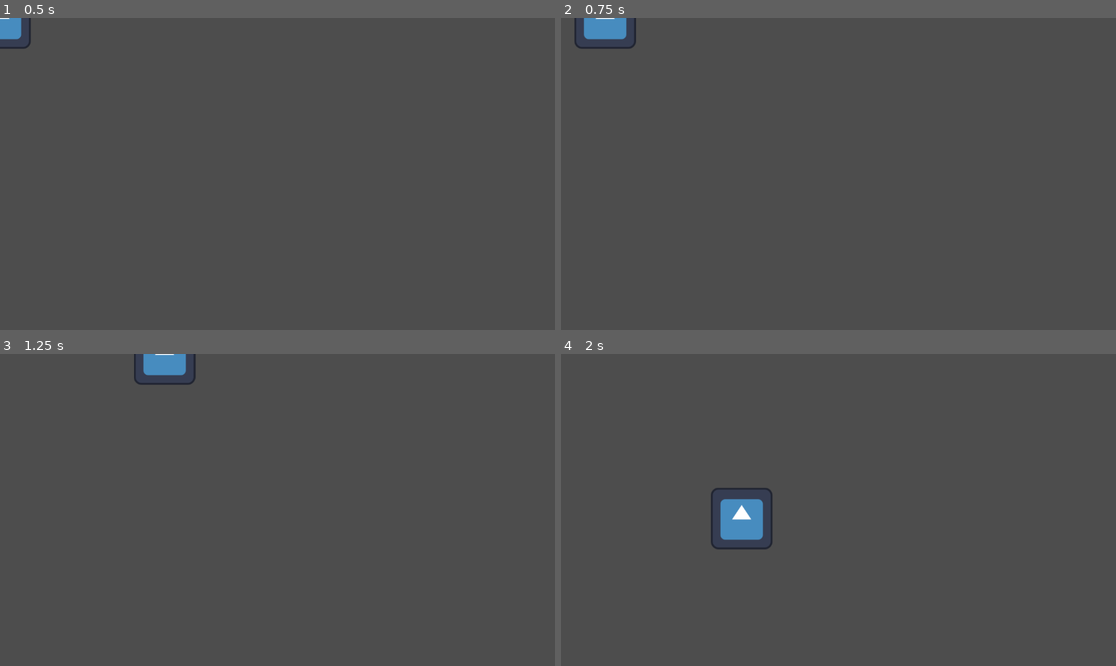
Above: before the commit, frames 1-4 (two rows, left to right).
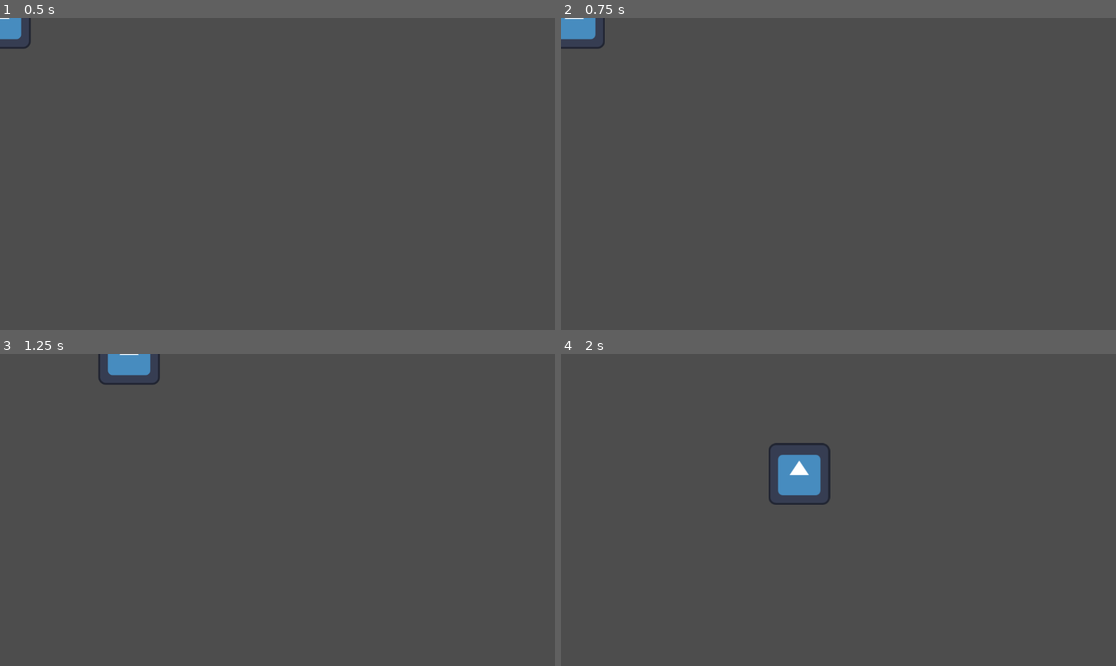
Above: after the commit, the same moments.

Repository: jible/PlayingWithTime
Game: Godot game, scene res://Player.tscn
Same seed, same stepped clock (60 frames per second), same inputs: the game is played once before the commit and once after it. The project has no main scene, so this scene is started directly. The engine's default icon, where the game draws it, is replaced by a stand-in: a white triangle on a blue panel in a dark square.
Inputs:
- Up to frame 1 (0.5 s): no input
- Up to frame 2 (0.75 s): tap Enter at 0.5 s; hold D (right) from 0.53 s (still down)
- Up to frame 3 (1.25 s): keep holding D (right)
- Up to frame 4 (2 s): release D (right) at 1.28 s; hold S (down) from 1.28 s (still down)

Frame 1 is identical in both runs. In frame 2, 0.8% of the frame differs, in the area x 0-14%, y 0-10%; in frame 3, 1.1%; in frame 4, 2.6%, in the area x 27-49%, y 28-63%.

Commit message:
Set up base player state machine

Diff:
--- a/Player.gd
+++ /dev/null
@@ -1,6 +0,0 @@
-extends CharacterBody2D
-
-
-
-func _physics_process(delta):
-	move_and_slide()
--- a/Player.tscn
+++ b/Player.tscn
@@ -1,8 +1,11 @@
-[gd_scene load_steps=6 format=3 uid="uid://be2yum5ej6cw"]
+[gd_scene load_steps=9 format=3 uid="uid://be2yum5ej6cw"]
 
-[ext_resource type="Script" path="res://Player.gd" id="1_s7u6s"]
+[ext_resource type="Script" path="res://Scripts/Player.gd" id="1_s7u6s"]
 [ext_resource type="Texture2D" uid="uid://d3hkumcp1retg" path="res://icon.svg" id="2_2eu7l"]
-[ext_resource type="Script" path="res://playerController.gd" id="3_rkp11"]
+[ext_resource type="Script" path="res://Scripts/playerController.gd" id="3_rkp11"]
+[ext_resource type="Script" path="res://Scripts/playerStateMachine.gd" id="4_uijfh"]
+[ext_resource type="Script" path="res://Scripts/Idle.gd" id="5_rimeg"]
+[ext_resource type="Script" path="res://Walk.gd" id="6_v0gki"]
 
 [sub_resource type="SpriteFrames" id="SpriteFrames_kyqvo"]
 animations = [{
@@ -24,12 +27,17 @@
 sprite_frames = SubResource("SpriteFrames_kyqvo")
 frame_progress = 0.0359188
 
-[node name="CollisionShape2D" type="CollisionShape2D" parent="."]
+[node name="CollisionBox" type="CollisionShape2D" parent="."]
 shape = SubResource("CircleShape2D_7gg6w")
 
-[node name="playerController" type="Node2D" parent="."]
+[node name="Input" type="Node2D" parent="."]
 script = ExtResource("3_rkp11")
 
-[node name="stateMachine" type="Node" parent="."]
+[node name="SM" type="Node" parent="."]
+script = ExtResource("4_uijfh")
 
-[node name="Idle" type="Node" parent="stateMachine"]
+[node name="Idle" type="Node" parent="SM"]
+script = ExtResource("5_rimeg")
+
+[node name="Walk" type="Node" parent="SM"]
+script = ExtResource("6_v0gki")
--- /dev/null
+++ b/Scripts/Idle.gd
@@ -0,0 +1,17 @@
+extends Node
+
+@onready var player = $"../.."
+@onready var sm = $".."
+var drag = .2
+
+func enter():
+	print("entering idle")
+func exit():
+	print("exiting idle")
+
+func update():
+	player.velocity *= (1- drag)
+	var direction = player.input.getDirection()
+	if direction.length() > 0:
+		sm.changeState("Walk")
+	pass
--- /dev/null
+++ b/Scripts/Player.gd
@@ -0,0 +1,10 @@
+extends CharacterBody2D
+
+@onready var input = $Input
+@onready var sm = $SM
+@onready var sprite = $AnimatedSprite2D
+
+
+
+func _physics_process(delta):
+	move_and_slide()
--- /dev/null
+++ b/Scripts/playerController.gd
@@ -0,0 +1,22 @@
+extends Node2D
+@onready var Player = $".."
+
+
+func getDirection():
+	var direction_helper = {
+		"up": Vector2(0, -1),
+		"down": Vector2(0, 1),
+		"left": Vector2(-1, 0),
+		"right": Vector2(1, 0)
+	}
+	var inputDirection = Vector2.ZERO
+
+	# Iterate through direction helper and check inputs
+	for key in direction_helper.keys():
+		if Input.is_action_pressed( key):
+			inputDirection += direction_helper[key]
+
+	# Normalize direction to prevent diagonal speed increase
+	if inputDirection != Vector2.ZERO:
+		inputDirection = inputDirection.normalized()
+	return inputDirection
--- /dev/null
+++ b/Scripts/playerStateMachine.gd
@@ -0,0 +1,32 @@
+extends Node
+@onready var player = $".."
+var states = {}
+var defaultState = "Idle"
+var currentState = null
+
+func _ready():
+	setUpStates()
+	changeState(defaultState)
+
+func _physics_process(delta):
+	currentState.update()
+
+func changeState( key):
+	checkForState(key)
+	var newState = states[key]
+	currentState && currentState.exit()
+	currentState = newState
+	currentState.enter()
+
+func setUpStates():
+	var children = get_children()
+	for state in children:
+		var name = state.name
+		if states.has(name):
+			push_error("Adding multiple copies of one state")
+		states[name] = state
+
+
+func checkForState(key):
+	if !states.has(key):
+		push_error("Cannot enter non-existant state")
--- /dev/null
+++ b/Walk.gd
@@ -0,0 +1,19 @@
+extends Node
+@onready var player = $"../.."
+@onready var SM = $".."
+var acceleration = 30
+var MaxSpeed = 500
+
+func enter():
+	print("entering")
+func exit():
+	print("exiting")
+
+func update():
+	var direction = player.input.getDirection()
+	if direction.length() > 0:
+		var newVelocity = player.velocity + (acceleration * direction)
+		player.velocity = newVelocity.limit_length(MaxSpeed)
+		pass
+	else:
+		self.SM.changeState("Idle")
--- a/playerController.gd
+++ /dev/null
@@ -1,33 +0,0 @@
-extends Node2D
-
-@onready var maxSpeed = 10000
-@onready var acceleration = 500
-@onready var Player = $".."
-
-# Called when the node enters the scene tree for the first time.
-func _ready():
-
-	pass # Replace with function body.
-
-
-# Called every frame. 'delta' is the elapsed time since the previous frame.
-func _process(delta):
-	var direction_helper = {
-		"up": Vector2(0, -1),
-		"down": Vector2(0, 1),
-		"left": Vector2(-1, 0),
-		"right": Vector2(1, 0)
-	}
-	var dir_vector = Vector2.ZERO
-
-	# Iterate through direction helper and check inputs
-	for key in direction_helper.keys():
-		if Input.is_action_pressed( key):
-			dir_vector += direction_helper[key]
-
-	# Normalize direction to prevent diagonal speed increase
-	if dir_vector != Vector2.ZERO:
-		dir_vector = dir_vector.normalized()
-
-	# Apply movement to your character
-	Player.velocity = dir_vector * acceleration
